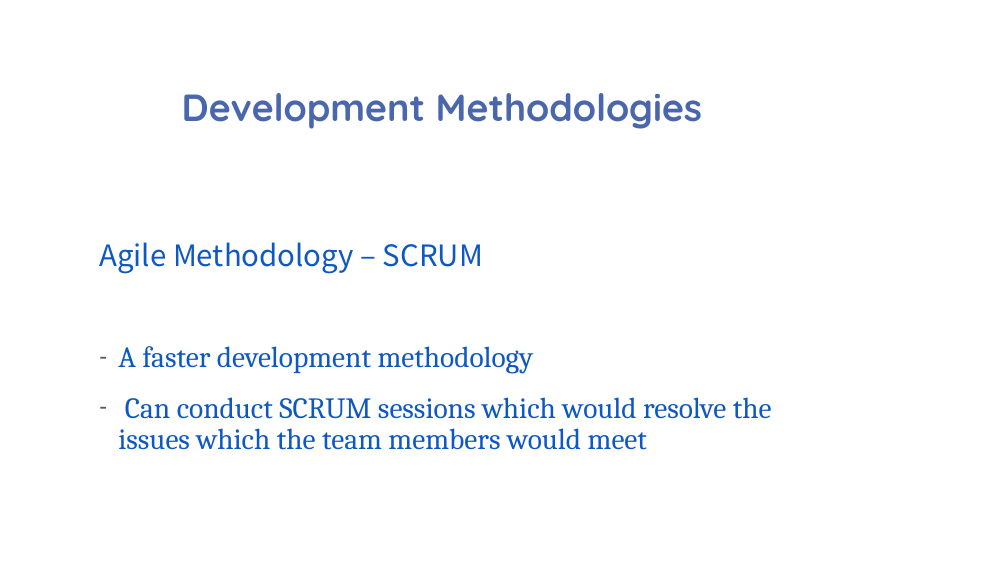
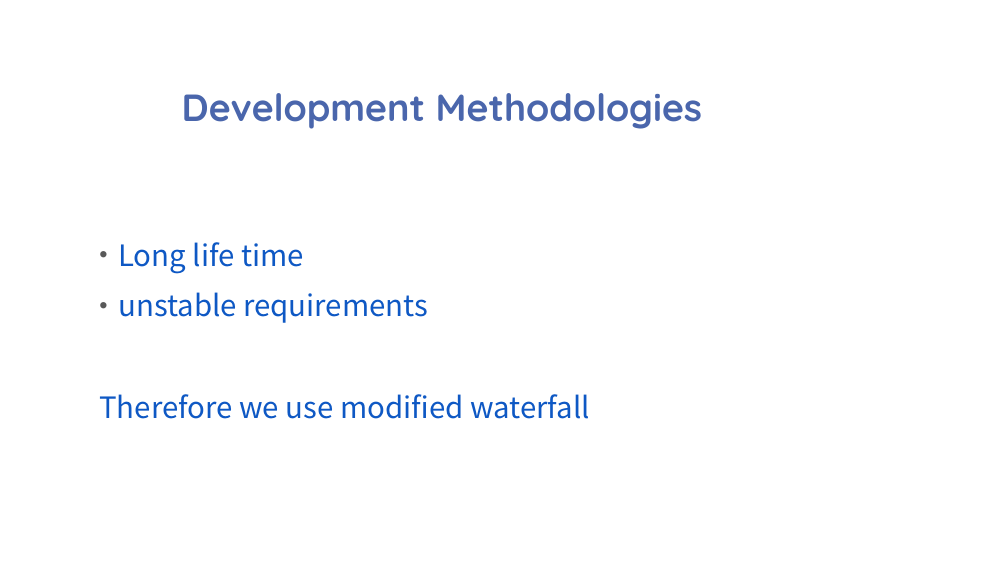
Before and after one commit to Dhanushka-Sanjaya/2nd-year-Group-Project, a slide deck: slide 19 of presentation/GROUP 13.pptx. Drawn at 1008x567 pixels with LibreOffice and Linux fonts; fonts in the diff are those of the drawing; background and template pictures are left out. Boxes give left, top, right and bottom in pixels: in the first picture for what was removed or moved away, otherwise in the second. Text is boxed around its words. In the diff, an @@ line names an element or a change of style, - is before the commit and + after.

Commit message:
scrum into modified waterfall

```diff
--- a/presentation/GROUP 13.pptx
+++ b/presentation/GROUP 13.pptx
@@ text at (99, 242, 590, 419): text changed; font Cambria to Noto Sans CJK SC @@
-Agile Methodology – SCRUM
-– A faster development methodology
-– Can conduct SCRUM sessions which would resolve the issues which the team members would meet
+• Long life time
+• unstable requirements
+Therefore we use modified waterfall
```
